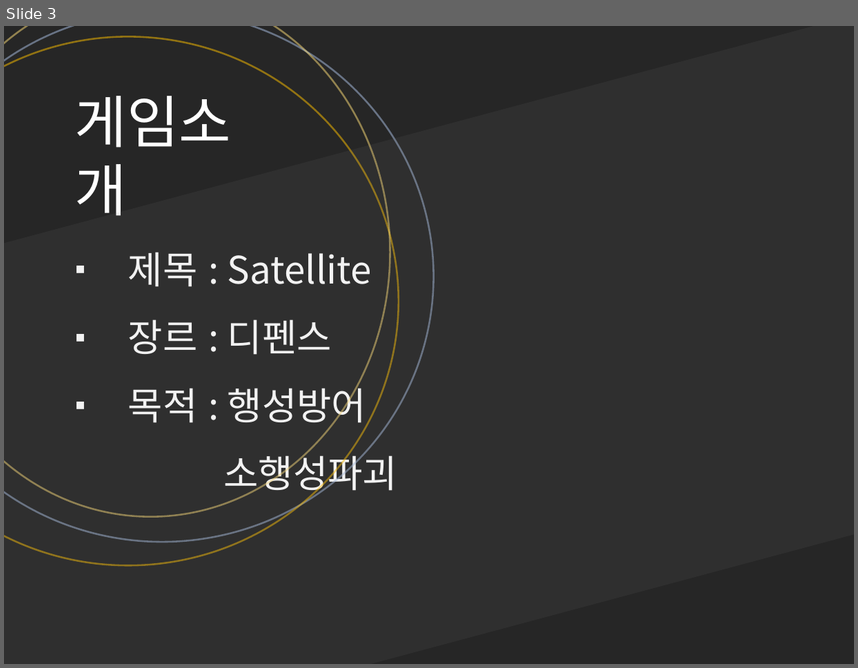
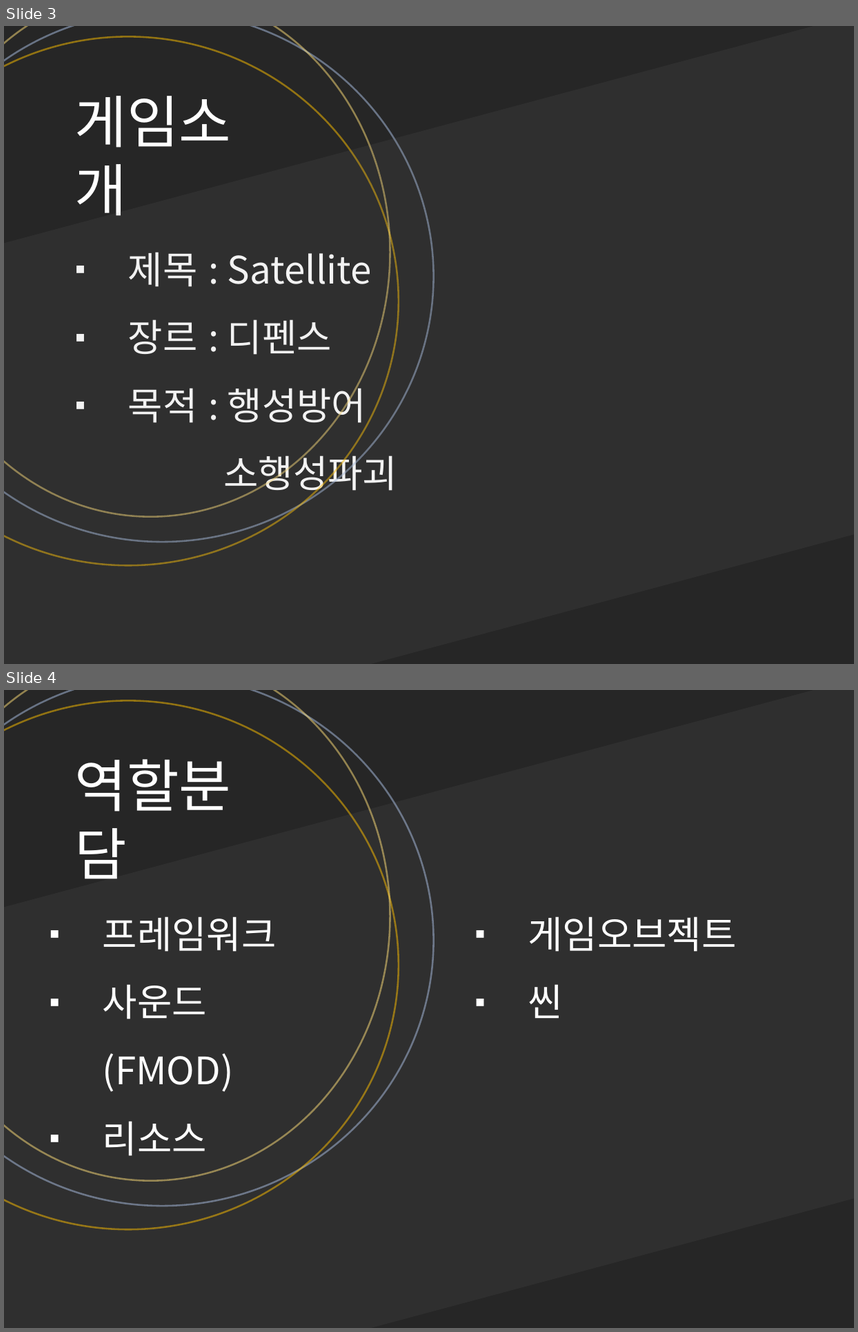
Before and after one commit to cmTEJAVA/Satellite, a slide deck: 발표자료/API 텀프로젝트 발표자료.pptx. Shown one above the other, each under a label of ours: slide 3 before the commit, slides 3 and 4 after it. The pictures are 858x668 and 858x1332 pixels, drawn with LibreOffice and Linux fonts; fonts in the diff are those of the drawing. Boxes give left, top, right and bottom in pixels: in the first picture for what was removed or moved away, otherwise in the second. Text is boxed around its words. In the diff, an @@ line names an element or a change of style, - is before the commit and + after.

```diff
--- a/발표자료/API 텀프로젝트 발표자료.pptx
+++ b/발표자료/API 텀프로젝트 발표자료.pptx
@@ slide 4 added at (4, 690, 854, 1328), background #262626 @@
@@ rectangle added at (4, 690, 854, 1328), fill #808080 at 10% opacity @@
@@ ellipse added at (4, 690, 434, 1205), outline #ABC0E4 1.5 pt @@
@@ ellipse added at (4, 701, 399, 1230), outline #FF0000 1.5 pt @@
@@ ellipse added at (4, 690, 391, 1181), outline #FF5B5B 1.5 pt @@
@@ text added at (75, 759, 232, 879), 48 pt, text #FFFFFF @@
+역할분담
@@ text added at (103, 916, 277, 1156), 32 pt, text #FFFFFF @@
+▪ 프레임워크
+▪ 사운드(FMOD)
+▪ 리소스
@@ text added at (528, 916, 736, 1018), 32 pt, text #FFFFFF @@
+▪ 게임오브젝트
+▪ 씬
```
Also in this commit, not shown: 1 slide changed, 1 other file.
